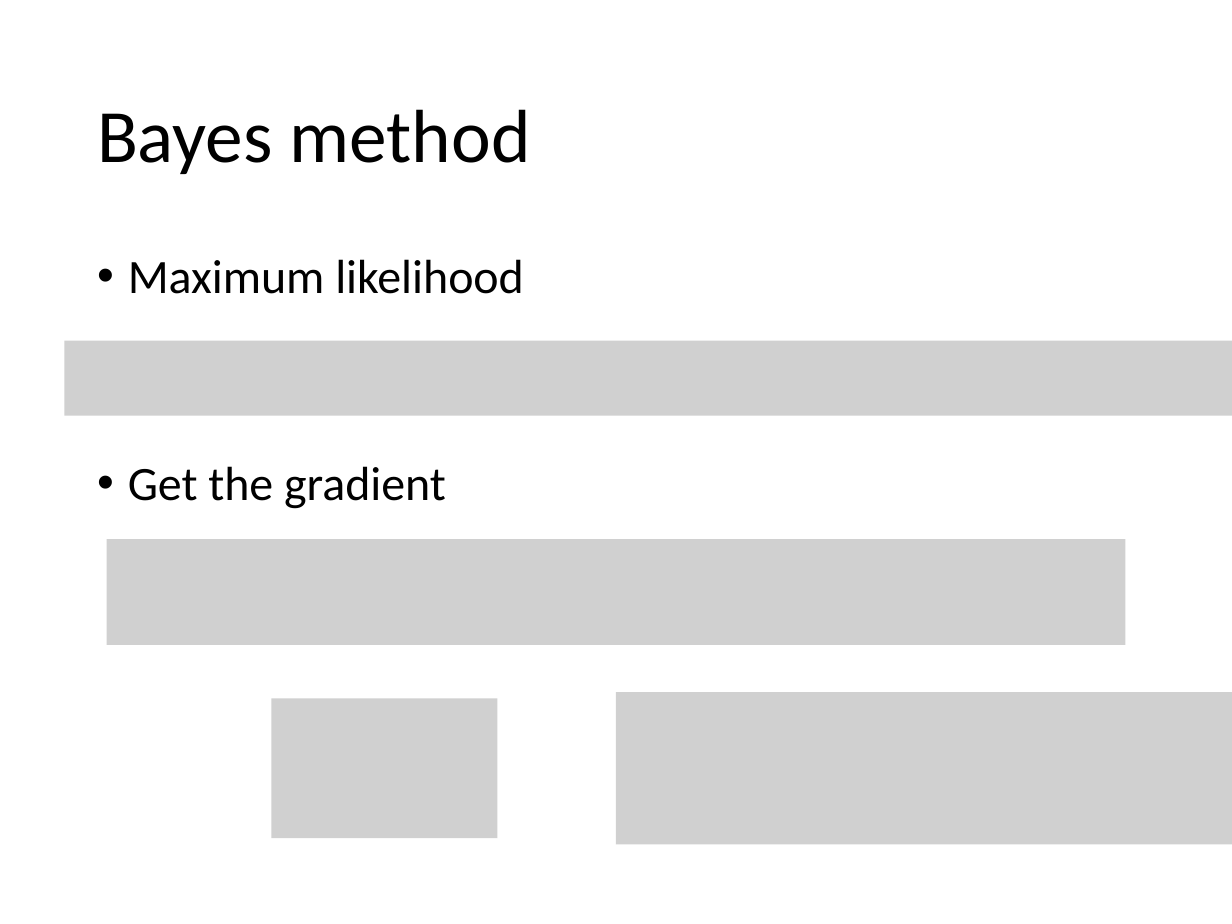
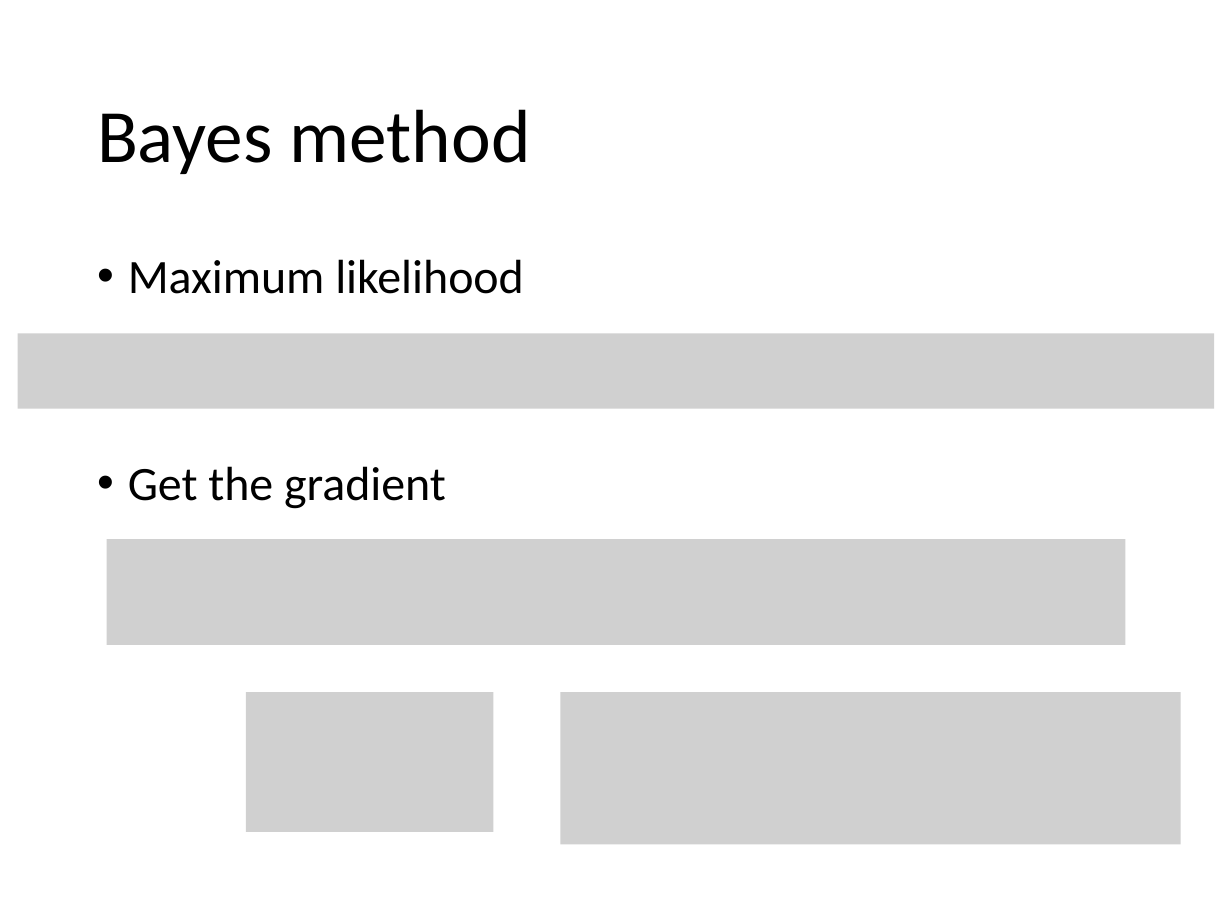
Before and after one commit to hansxiao7/Machine-learning-101, a slide deck: slide 26 of week3/Linear regression.pptx (slide 23 before the commit). Drawn at 1232x924 pixels with LibreOffice and Linux fonts; fonts in the diff are those of the drawing; grey boxes stand for pictures. Boxes give left, top, right and bottom in pixels: in the first picture for what was removed or moved away, otherwise in the second. Text is boxed around its words. In the diff, an @@ line names an element or a change of style, - is before the commit and + after.

```diff
--- a/week3/Linear regression.pptx
+++ b/week3/Linear regression.pptx
@@ picture: place and size @@
-picture at <box>64,340,1232,415</box>
+picture at <box>17,334,1214,409</box>
@@ picture: place and size @@
-picture at <box>271,699,498,839</box>
+picture at <box>246,692,494,833</box>
@@ picture: place and size @@
-picture at <box>616,692,1232,845</box>
+picture at <box>561,692,1181,845</box>
```
Also in this commit, not shown: 5 other slides changed, 2 slides added, 2 slides removed.
